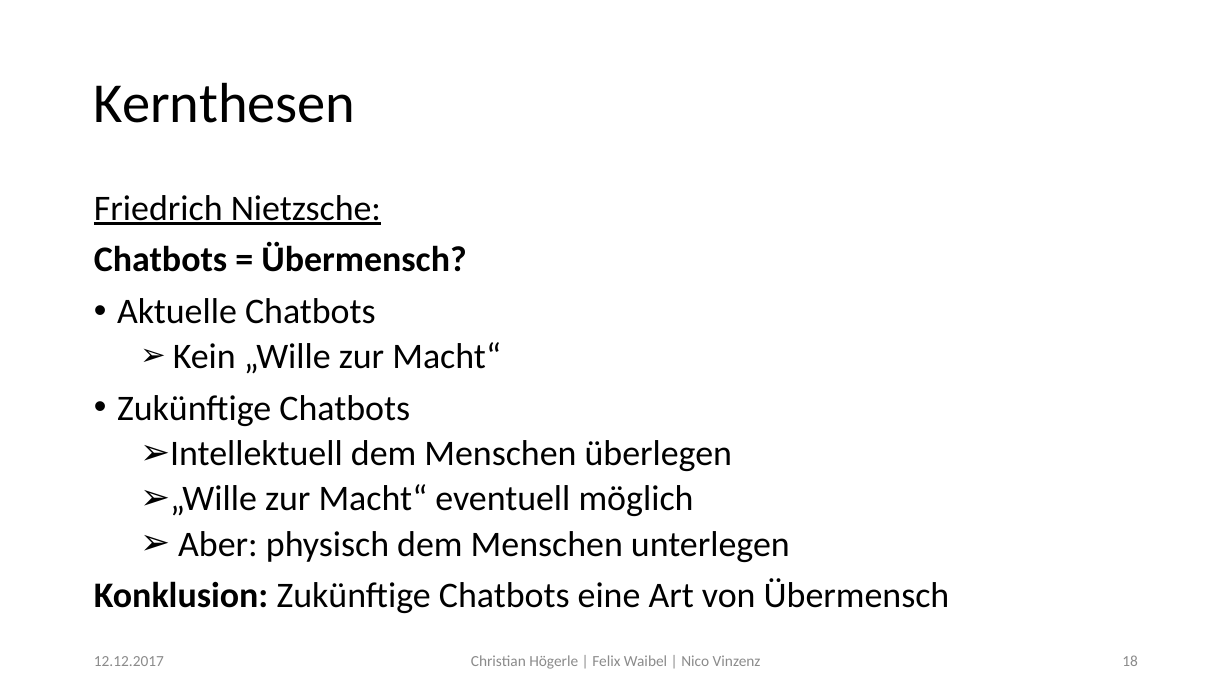
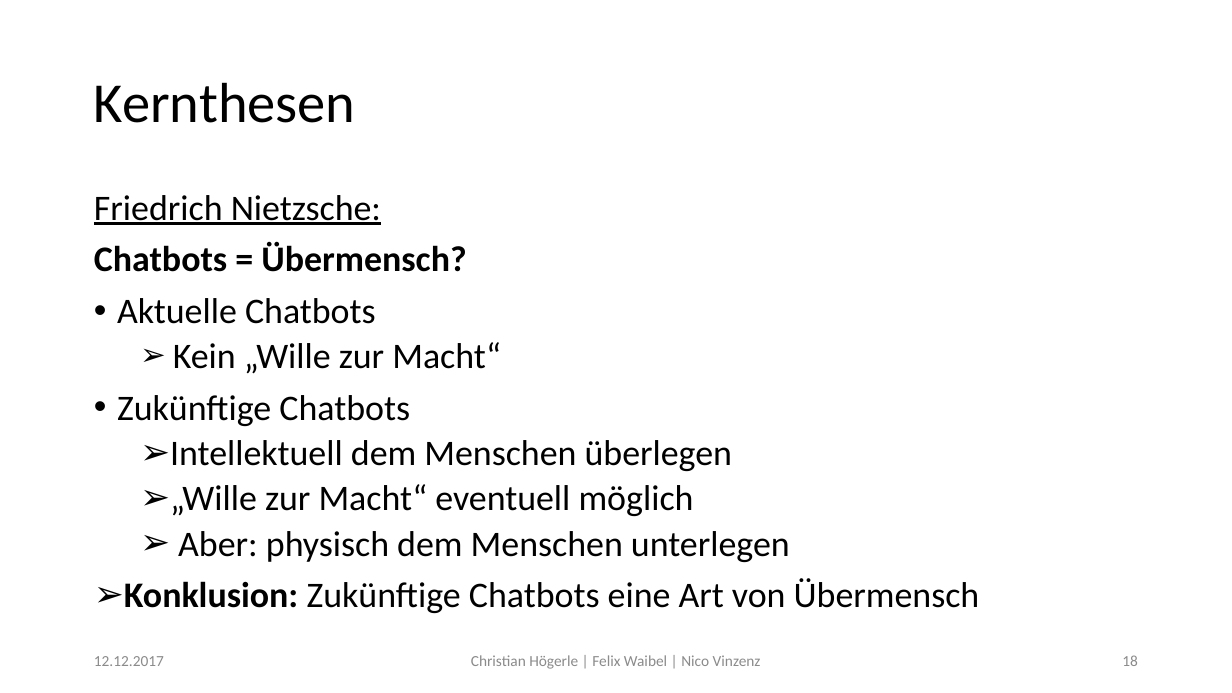
Before and after one commit to Fewa93/Berufsethik, a slide deck: slide 18 of Präsentation/Berufsethik.pptx. Drawn at 1232x693 pixels with LibreOffice and Linux fonts; fonts in the diff are those of the drawing. Boxes give left, top, right and bottom in pixels: in the first picture for what was removed or moved away, otherwise in the second. Text is boxed around its words. In the diff, an @@ line names an element or a change of style, - is before the commit and + after.

```diff
--- a/Präsentation/Berufsethik.pptx
+++ b/Präsentation/Berufsethik.pptx
@@ text at [124, 578, 980, 613]: bullet none to ➢ @@
```
Also in this commit, not shown: 1 other slide changed.
